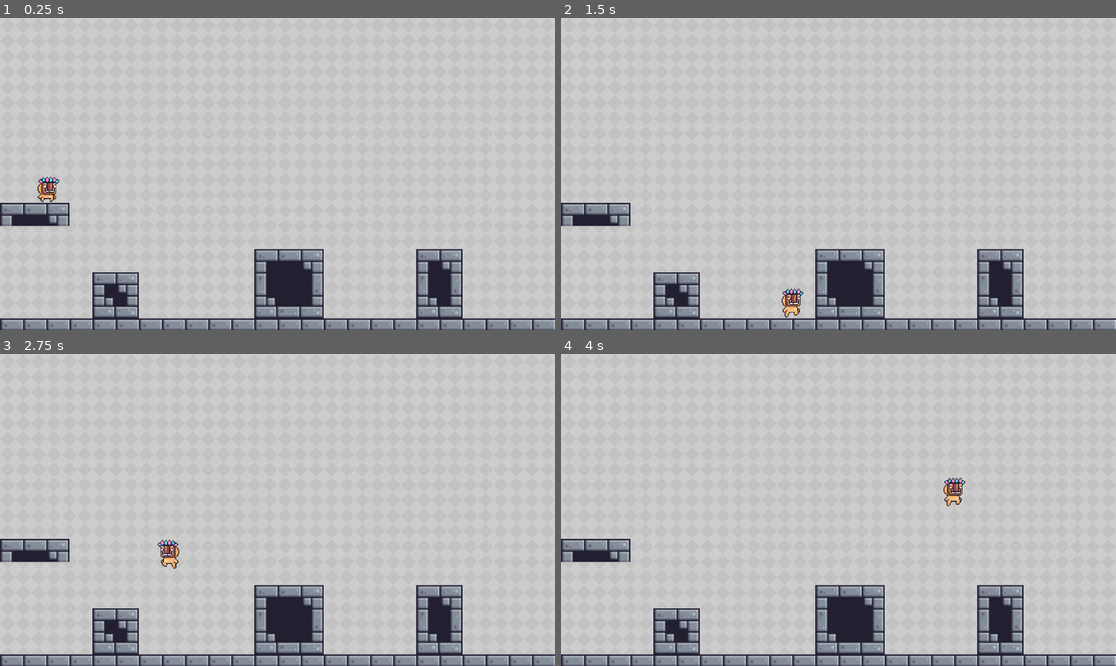
Above: before the commit, frames 1-4 (two rows, left to right).
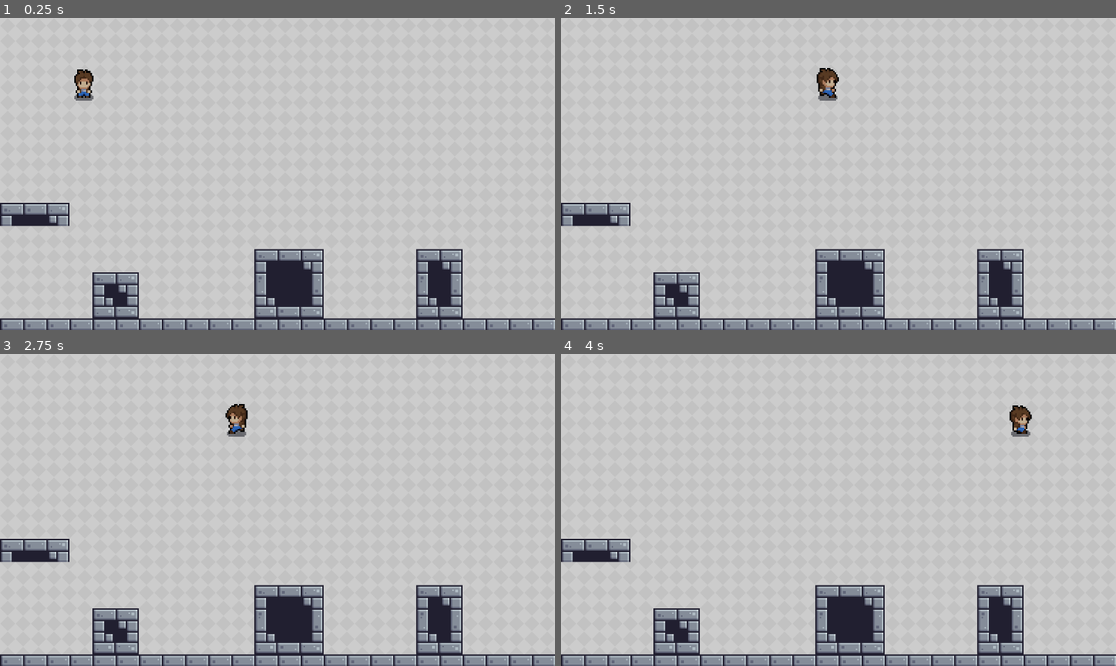
Above: after the commit, the same moments.

Repository: ohimjosh/gamedev
Game: Godot game, scene res://scenes/main.tscn
Two runs of this game, one before a commit and one after it. Both use one fixed random seed, a clock stepped at 60 frames per second and the inputs below.
Inputs:
- Up to frame 1 (0.25 s): no input
- Up to frame 2 (1.5 s): hold Up (up) 0.53-1.28 s; hold Right (right) from 0.53 s (still down); tap Up (up) at 1.35 s
- Up to frame 3 (2.75 s): tap Up (up) at 1.52, 1.82 s; release Right (right) at 2.03 s; hold Left (left) from 2.03 s (still down); hold Up (up) from 2.03 s (still down)
- Up to frame 4 (4 s): release Left (left) at 2.78 s; release Up (up) at 2.78 s; hold Right (right) from 2.78 s (still down); tap Up (up) at 2.85, 3.02, 3.32 s; hold Up (up) from 3.53 s (still down)

The runs differ from the first frame. In frame 1, 1.1% of the frame differs, in the area x 0-100%, y 16-100%; in frame 2, 1.1%; in frame 3, 1.1%; in frame 4, 1.1%.

Commit message:
2d rpg movement

Diff:
--- a/project.godot
+++ b/project.godot
@@ -30,16 +30,18 @@
 }
 up={
 "deadzone": 0.5,
-"events": [Object(InputEventKey,"resource_local_to_scene":false,"resource_name":"","device":0,"window_id":0,"alt_pressed":false,"shift_pressed":false,"ctrl_pressed":false,"meta_pressed":false,"pressed":false,"keycode":0,"physical_keycode":32,"key_label":0,"unicode":0,"echo":false,"script":null)
-, Object(InputEventKey,"resource_local_to_scene":false,"resource_name":"","device":0,"window_id":0,"alt_pressed":false,"shift_pressed":false,"ctrl_pressed":false,"meta_pressed":false,"pressed":false,"keycode":0,"physical_keycode":4194320,"key_label":0,"unicode":0,"echo":false,"script":null)
+"events": [Object(InputEventKey,"resource_local_to_scene":false,"resource_name":"","device":0,"window_id":0,"alt_pressed":false,"shift_pressed":false,"ctrl_pressed":false,"meta_pressed":false,"pressed":false,"keycode":0,"physical_keycode":4194320,"key_label":0,"unicode":0,"echo":false,"script":null)
 , Object(InputEventKey,"resource_local_to_scene":false,"resource_name":"","device":0,"window_id":0,"alt_pressed":false,"shift_pressed":false,"ctrl_pressed":false,"meta_pressed":false,"pressed":false,"keycode":0,"physical_keycode":87,"key_label":0,"unicode":0,"echo":false,"script":null)
 ]
 }
-
-[physics]
-
-2d/default_gravity=2500.0
+down={
+"deadzone": 0.5,
+"events": [Object(InputEventKey,"resource_local_to_scene":false,"resource_name":"","device":0,"window_id":0,"alt_pressed":false,"shift_pressed":false,"ctrl_pressed":false,"meta_pressed":false,"pressed":false,"keycode":0,"physical_keycode":83,"key_label":0,"unicode":0,"echo":false,"script":null)
+, Object(InputEventKey,"resource_local_to_scene":false,"resource_name":"","device":-1,"window_id":0,"alt_pressed":false,"shift_pressed":false,"ctrl_pressed":false,"meta_pressed":false,"pressed":false,"keycode":0,"physical_keycode":4194322,"key_label":0,"unicode":0,"echo":false,"script":null)
+]
+}
 
 [rendering]
 
+textures/canvas_textures/default_texture_filter=0
 renderer/rendering_method="mobile"
--- a/scenes/char.tscn
+++ /dev/null
@@ -1,210 +0,0 @@
-[gd_scene load_steps=30 format=3 uid="uid://cwy74spai1a5p"]
-
-[ext_resource type="Texture2D" uid="uid://clhe7uwssyybg" path="res://assets/Idle (32x32).png" id="1_pl504"]
-[ext_resource type="Texture2D" uid="uid://drdu63wgmcyts" path="res://assets/Jump (32x32).png" id="2_vni6u"]
-[ext_resource type="Texture2D" uid="uid://ds6it3sq5m5p7" path="res://assets/Run (32x32).png" id="3_aocsj"]
-
-[sub_resource type="AtlasTexture" id="AtlasTexture_tl5yd"]
-atlas = ExtResource("1_pl504")
-region = Rect2(0, 0, 32, 32)
-
-[sub_resource type="AtlasTexture" id="AtlasTexture_s8fhe"]
-atlas = ExtResource("1_pl504")
-region = Rect2(32, 0, 32, 32)
-
-[sub_resource type="AtlasTexture" id="AtlasTexture_mtvtk"]
-atlas = ExtResource("1_pl504")
-region = Rect2(64, 0, 32, 32)
-
-[sub_resource type="AtlasTexture" id="AtlasTexture_5at7k"]
-atlas = ExtResource("1_pl504")
-region = Rect2(96, 0, 32, 32)
-
-[sub_resource type="AtlasTexture" id="AtlasTexture_362tj"]
-atlas = ExtResource("1_pl504")
-region = Rect2(128, 0, 32, 32)
-
-[sub_resource type="AtlasTexture" id="AtlasTexture_gapa2"]
-atlas = ExtResource("1_pl504")
-region = Rect2(160, 0, 32, 32)
-
-[sub_resource type="AtlasTexture" id="AtlasTexture_em8m5"]
-atlas = ExtResource("1_pl504")
-region = Rect2(192, 0, 32, 32)
-
-[sub_resource type="AtlasTexture" id="AtlasTexture_ykemd"]
-atlas = ExtResource("1_pl504")
-region = Rect2(224, 0, 32, 32)
-
-[sub_resource type="AtlasTexture" id="AtlasTexture_xraj8"]
-atlas = ExtResource("1_pl504")
-region = Rect2(256, 0, 32, 32)
-
-[sub_resource type="AtlasTexture" id="AtlasTexture_v38ny"]
-atlas = ExtResource("1_pl504")
-region = Rect2(288, 0, 32, 32)
-
-[sub_resource type="AtlasTexture" id="AtlasTexture_0vfad"]
-atlas = ExtResource("1_pl504")
-region = Rect2(320, 0, 32, 32)
-
-[sub_resource type="AtlasTexture" id="AtlasTexture_bw40s"]
-atlas = ExtResource("2_vni6u")
-region = Rect2(0, 0, 32, 32)
-
-[sub_resource type="AtlasTexture" id="AtlasTexture_gu2pj"]
-atlas = ExtResource("3_aocsj")
-region = Rect2(0, 0, 32, 32)
-
-[sub_resource type="AtlasTexture" id="AtlasTexture_fjn2n"]
-atlas = ExtResource("3_aocsj")
-region = Rect2(32, 0, 32, 32)
-
-[sub_resource type="AtlasTexture" id="AtlasTexture_dc6dq"]
-atlas = ExtResource("3_aocsj")
-region = Rect2(64, 0, 32, 32)
-
-[sub_resource type="AtlasTexture" id="AtlasTexture_jbt4q"]
-atlas = ExtResource("3_aocsj")
-region = Rect2(96, 0, 32, 32)
-
-[sub_resource type="AtlasTexture" id="AtlasTexture_246wm"]
-atlas = ExtResource("3_aocsj")
-region = Rect2(128, 0, 32, 32)
-
-[sub_resource type="AtlasTexture" id="AtlasTexture_ej1dt"]
-atlas = ExtResource("3_aocsj")
-region = Rect2(160, 0, 32, 32)
-
-[sub_resource type="AtlasTexture" id="AtlasTexture_b0ku1"]
-atlas = ExtResource("3_aocsj")
-region = Rect2(192, 0, 32, 32)
-
-[sub_resource type="AtlasTexture" id="AtlasTexture_mgiwa"]
-atlas = ExtResource("3_aocsj")
-region = Rect2(224, 0, 32, 32)
-
-[sub_resource type="AtlasTexture" id="AtlasTexture_8mnmh"]
-atlas = ExtResource("3_aocsj")
-region = Rect2(256, 0, 32, 32)
-
-[sub_resource type="AtlasTexture" id="AtlasTexture_78ki2"]
-atlas = ExtResource("3_aocsj")
-region = Rect2(288, 0, 32, 32)
-
-[sub_resource type="AtlasTexture" id="AtlasTexture_57nm2"]
-atlas = ExtResource("3_aocsj")
-region = Rect2(320, 0, 32, 32)
-
-[sub_resource type="AtlasTexture" id="AtlasTexture_v462t"]
-atlas = ExtResource("3_aocsj")
-region = Rect2(352, 0, 32, 32)
-
-[sub_resource type="SpriteFrames" id="SpriteFrames_kxwto"]
-animations = [{
-"frames": [{
-"duration": 1.0,
-"texture": SubResource("AtlasTexture_tl5yd")
-}, {
-"duration": 1.0,
-"texture": SubResource("AtlasTexture_s8fhe")
-}, {
-"duration": 1.0,
-"texture": SubResource("AtlasTexture_mtvtk")
-}, {
-"duration": 1.0,
-"texture": SubResource("AtlasTexture_5at7k")
-}, {
-"duration": 1.0,
-"texture": SubResource("AtlasTexture_362tj")
-}, {
-"duration": 1.0,
-"texture": SubResource("AtlasTexture_gapa2")
-}, {
-"duration": 1.0,
-"texture": SubResource("AtlasTexture_em8m5")
-}, {
-"duration": 1.0,
-"texture": SubResource("AtlasTexture_ykemd")
-}, {
-"duration": 1.0,
-"texture": SubResource("AtlasTexture_xraj8")
-}, {
-"duration": 1.0,
-"texture": SubResource("AtlasTexture_v38ny")
-}, {
-"duration": 1.0,
-"texture": SubResource("AtlasTexture_0vfad")
-}],
-"loop": true,
-"name": &"default",
-"speed": 24.0
-}, {
-"frames": [{
-"duration": 1.0,
-"texture": SubResource("AtlasTexture_bw40s")
-}],
-"loop": true,
-"name": &"jumping",
-"speed": 5.0
-}, {
-"frames": [{
-"duration": 1.0,
-"texture": SubResource("AtlasTexture_gu2pj")
-}, {
-"duration": 1.0,
-"texture": SubResource("AtlasTexture_fjn2n")
-}, {
-"duration": 1.0,
-"texture": SubResource("AtlasTexture_dc6dq")
-}, {
-"duration": 1.0,
-"texture": SubResource("AtlasTexture_jbt4q")
-}, {
-"duration": 1.0,
-"texture": SubResource("AtlasTexture_246wm")
-}, {
-"duration": 1.0,
-"texture": SubResource("AtlasTexture_ej1dt")
-}, {
-"duration": 1.0,
-"texture": SubResource("AtlasTexture_b0ku1")
-}, {
-"duration": 1.0,
-"texture": SubResource("AtlasTexture_mgiwa")
-}, {
-"duration": 1.0,
-"texture": SubResource("AtlasTexture_8mnmh")
-}, {
-"duration": 1.0,
-"texture": SubResource("AtlasTexture_78ki2")
-}, {
-"duration": 1.0,
-"texture": SubResource("AtlasTexture_57nm2")
-}, {
-"duration": 1.0,
-"texture": SubResource("AtlasTexture_v462t")
-}],
-"loop": true,
-"name": &"running",
-"speed": 24.0
-}]
-
-[sub_resource type="CapsuleShape2D" id="CapsuleShape2D_lxr2q"]
-radius = 20.0
-height = 56.0
-
-[node name="char" type="CharacterBody2D"]
-position = Vector2(38, 21)
-
-[node name="Sprite2D" type="AnimatedSprite2D" parent="."]
-texture_filter = 1
-position = Vector2(9.53674e-07, 1.90735e-06)
-scale = Vector2(1.85938, 1.85938)
-sprite_frames = SubResource("SpriteFrames_kxwto")
-autoplay = "default"
-frame_progress = 0.743299
-
-[node name="CollisionShape2D" type="CollisionShape2D" parent="."]
-position = Vector2(3, 4)
-shape = SubResource("CapsuleShape2D_lxr2q")
--- a/scenes/main.tscn
+++ b/scenes/main.tscn
@@ -2,8 +2,8 @@
 
 [ext_resource type="Texture2D" uid="uid://18klsy2dtjl7" path="res://assets/Gray.png" id="1_3sq07"]
 [ext_resource type="Texture2D" uid="uid://165n8s826ksb" path="res://assets/Terrain (16x16).png" id="2_xyrdx"]
-[ext_resource type="PackedScene" uid="uid://cwy74spai1a5p" path="res://scenes/char.tscn" id="3_fsj0b"]
-[ext_resource type="Script" path="res://scripts/char.gd" id="4_dmk1w"]
+[ext_resource type="PackedScene" uid="uid://cuc347i5e430f" path="res://scenes/player.tscn" id="5_ebpkk"]
+[ext_resource type="Script" path="res://scenes/player.gd" id="6_ivoaj"]
 
 [sub_resource type="TileSetAtlasSource" id="TileSetAtlasSource_tj1k5"]
 texture = ExtResource("2_xyrdx")
@@ -473,6 +473,5 @@
 format = 2
 layer_0/tile_data = PackedInt32Array(851968, 65536, 0, 851969, 65536, 0, 851970, 65536, 0, 851971, 65536, 0, 851972, 65 …(2148 unchanged characters)…
 
-[node name="char" parent="." instance=ExtResource("3_fsj0b")]
-position = Vector2(97, 324)
-script = ExtResource("4_dmk1w")
+[node name="player" parent="." instance=ExtResource("5_ebpkk")]
+script = ExtResource("6_ivoaj")
--- /dev/null
+++ b/scenes/player.gd
@@ -0,0 +1,85 @@
+extends CharacterBody2D
+@onready var sprite_2d = $Sprite2D
+
+
+const speed = 400
+var current_dir = "none"
+
+func _physics_process(delta):
+	player_movement(delta)
+
+func player_movement(delta):
+
+	#right
+	if Input.is_action_pressed("right"):
+		current_dir = "right"
+		player_animation(1)
+		velocity.x = speed
+		velocity.y = 0
+
+
+
+
+	#left
+	elif Input.is_action_pressed("left"):
+		current_dir = "left"
+		player_animation(1)
+		velocity.x = -speed
+		velocity.y = 0
+
+
+
+
+
+	#down
+	elif Input.is_action_pressed("down"):
+		current_dir = "down"
+		player_animation(1)
+		velocity.x = 0
+		velocity.y = speed
+
+	#up
+	elif Input.is_action_pressed("up"):
+		current_dir = "up"
+		player_animation(1)
+		velocity.x = 0
+		velocity.y = -speed
+
+	else:
+		player_animation(0)
+		velocity.x = 0
+		velocity.y = 0
+
+
+	move_and_slide()
+
+func player_animation(movement):
+	var dir = current_dir
+	if dir == "right":
+		sprite_2d.flip_h = false
+		if movement == 1:
+			sprite_2d.animation = "run_side"
+		elif movement == 0:
+			sprite_2d.animation = "idle_side"
+
+	if dir == "left":
+		sprite_2d.flip_h = true
+		if movement == 1:
+			sprite_2d.animation = "run_side"
+		elif movement == 0:
+			sprite_2d.animation = "idle_side"
+
+
+	if dir == "up":
+		sprite_2d.flip_h = false
+		if movement == 1:
+			sprite_2d.animation = "run_back"
+		elif movement == 0:
+			sprite_2d.animation = "idle_back"
+
+	if dir == "down":
+		sprite_2d.flip_h = true
+		if movement == 1:
+			sprite_2d.animation = "run_front"
+		elif movement == 0:
+			sprite_2d.animation = "idle_front"
--- /dev/null
+++ b/scenes/player.tscn
@@ -0,0 +1,305 @@
+[gd_scene load_steps=40 format=3 uid="uid://cuc347i5e430f"]
+
+[ext_resource type="Texture2D" uid="uid://p30j0fmotrct" path="res://assets/player.png" id="1_dl0s5"]
+
+[sub_resource type="AtlasTexture" id="AtlasTexture_vverm"]
+atlas = ExtResource("1_dl0s5")
+region = Rect2(0, 96, 48, 48)
+
+[sub_resource type="AtlasTexture" id="AtlasTexture_400ga"]
+atlas = ExtResource("1_dl0s5")
+region = Rect2(48, 96, 48, 48)
+
+[sub_resource type="AtlasTexture" id="AtlasTexture_snfl8"]
+atlas = ExtResource("1_dl0s5")
+region = Rect2(96, 96, 48, 48)
+
+[sub_resource type="AtlasTexture" id="AtlasTexture_t3yw0"]
+atlas = ExtResource("1_dl0s5")
+region = Rect2(144, 96, 48, 48)
+
+[sub_resource type="AtlasTexture" id="AtlasTexture_jv3e4"]
+atlas = ExtResource("1_dl0s5")
+region = Rect2(192, 96, 48, 48)
+
+[sub_resource type="AtlasTexture" id="AtlasTexture_cihcu"]
+atlas = ExtResource("1_dl0s5")
+region = Rect2(240, 96, 48, 48)
+
+[sub_resource type="AtlasTexture" id="AtlasTexture_7nlm1"]
+atlas = ExtResource("1_dl0s5")
+region = Rect2(0, 0, 48, 48)
+
+[sub_resource type="AtlasTexture" id="AtlasTexture_tmj5n"]
+atlas = ExtResource("1_dl0s5")
+region = Rect2(48, 0, 48, 48)
+
+[sub_resource type="AtlasTexture" id="AtlasTexture_jm6jx"]
+atlas = ExtResource("1_dl0s5")
+region = Rect2(96, 0, 48, 48)
+
+[sub_resource type="AtlasTexture" id="AtlasTexture_pdv4g"]
+atlas = ExtResource("1_dl0s5")
+region = Rect2(144, 0, 48, 48)
+
+[sub_resource type="AtlasTexture" id="AtlasTexture_ug6r4"]
+atlas = ExtResource("1_dl0s5")
+region = Rect2(192, 0, 48, 48)
+
+[sub_resource type="AtlasTexture" id="AtlasTexture_31thc"]
+atlas = ExtResource("1_dl0s5")
+region = Rect2(240, 0, 48, 48)
+
+[sub_resource type="AtlasTexture" id="AtlasTexture_duftu"]
+atlas = ExtResource("1_dl0s5")
+region = Rect2(0, 48, 48, 48)
+
+[sub_resource type="AtlasTexture" id="AtlasTexture_d24ng"]
+atlas = ExtResource("1_dl0s5")
+region = Rect2(48, 48, 48, 48)
+
+[sub_resource type="AtlasTexture" id="AtlasTexture_o3ou1"]
+atlas = ExtResource("1_dl0s5")
+region = Rect2(96, 48, 48, 48)
+
+[sub_resource type="AtlasTexture" id="AtlasTexture_1bk4h"]
+atlas = ExtResource("1_dl0s5")
+region = Rect2(144, 48, 48, 48)
+
+[sub_resource type="AtlasTexture" id="AtlasTexture_8wqcp"]
+atlas = ExtResource("1_dl0s5")
+region = Rect2(192, 48, 48, 48)
+
+[sub_resource type="AtlasTexture" id="AtlasTexture_qn0t7"]
+atlas = ExtResource("1_dl0s5")
+region = Rect2(240, 48, 48, 48)
+
+[sub_resource type="AtlasTexture" id="AtlasTexture_a8q3r"]
+atlas = ExtResource("1_dl0s5")
+region = Rect2(0, 240, 48, 48)
+
+[sub_resource type="AtlasTexture" id="AtlasTexture_6xog2"]
+atlas = ExtResource("1_dl0s5")
+region = Rect2(48, 240, 48, 48)
+
+[sub_resource type="AtlasTexture" id="AtlasTexture_pr1kx"]
+atlas = ExtResource("1_dl0s5")
+region = Rect2(96, 240, 48, 48)
+
+[sub_resource type="AtlasTexture" id="AtlasTexture_f42t6"]
+atlas = ExtResource("1_dl0s5")
+region = Rect2(144, 240, 48, 48)
+
+[sub_resource type="AtlasTexture" id="AtlasTexture_n2oat"]
+atlas = ExtResource("1_dl0s5")
+region = Rect2(192, 240, 48, 48)
+
+[sub_resource type="AtlasTexture" id="AtlasTexture_ybh1k"]
+atlas = ExtResource("1_dl0s5")
+region = Rect2(240, 240, 48, 48)
+
+[sub_resource type="AtlasTexture" id="AtlasTexture_1fm0d"]
+atlas = ExtResource("1_dl0s5")
+region = Rect2(0, 144, 48, 48)
+
+[sub_resource type="AtlasTexture" id="AtlasTexture_gcxnu"]
+atlas = ExtResource("1_dl0s5")
+region = Rect2(48, 144, 48, 48)
+
+[sub_resource type="AtlasTexture" id="AtlasTexture_aoxk5"]
+atlas = ExtResource("1_dl0s5")
+region = Rect2(96, 144, 48, 48)
+
+[sub_resource type="AtlasTexture" id="AtlasTexture_42ten"]
+atlas = ExtResource("1_dl0s5")
+region = Rect2(144, 144, 48, 48)
+
+[sub_resource type="AtlasTexture" id="AtlasTexture_7naid"]
+atlas = ExtResource("1_dl0s5")
+region = Rect2(192, 144, 48, 48)
+
+[sub_resource type="AtlasTexture" id="AtlasTexture_klgl7"]
+atlas = ExtResource("1_dl0s5")
+region = Rect2(240, 144, 48, 48)
+
+[sub_resource type="AtlasTexture" id="AtlasTexture_246q6"]
+atlas = ExtResource("1_dl0s5")
+region = Rect2(0, 192, 48, 48)
+
+[sub_resource type="AtlasTexture" id="AtlasTexture_v3e4t"]
+atlas = ExtResource("1_dl0s5")
+region = Rect2(48, 192, 48, 48)
+
+[sub_resource type="AtlasTexture" id="AtlasTexture_cfibe"]
+atlas = ExtResource("1_dl0s5")
+region = Rect2(96, 192, 48, 48)
+
+[sub_resource type="AtlasTexture" id="AtlasTexture_wprnv"]
+atlas = ExtResource("1_dl0s5")
+region = Rect2(144, 192, 48, 48)
+
+[sub_resource type="AtlasTexture" id="AtlasTexture_8rqvo"]
+atlas = ExtResource("1_dl0s5")
+region = Rect2(192, 192, 48, 48)
+
+[sub_resource type="AtlasTexture" id="AtlasTexture_6huen"]
+atlas = ExtResource("1_dl0s5")
+region = Rect2(240, 192, 48, 48)
+
+[sub_resource type="SpriteFrames" id="SpriteFrames_y0abg"]
+animations = [{
+"frames": [{
+"duration": 1.0,
+"texture": SubResource("AtlasTexture_vverm")
+}, {
+"duration": 1.0,
+"texture": SubResource("AtlasTexture_400ga")
+}, {
+"duration": 1.0,
+"texture": SubResource("AtlasTexture_snfl8")
+}, {
+"duration": 1.0,
+"texture": SubResource("AtlasTexture_t3yw0")
+}, {
+"duration": 1.0,
+"texture": SubResource("AtlasTexture_jv3e4")
+}, {
+"duration": 1.0,
+"texture": SubResource("AtlasTexture_cihcu")
+}],
+"loop": true,
+"name": &"idle_back",
+"speed": 5.0
+}, {
+"frames": [{
+"duration": 1.0,
+"texture": SubResource("AtlasTexture_7nlm1")
+}, {
+"duration": 1.0,
+"texture": SubResource("AtlasTexture_tmj5n")
+}, {
+"duration": 1.0,
+"texture": SubResource("AtlasTexture_jm6jx")
+}, {
+"duration": 1.0,
+"texture": SubResource("AtlasTexture_pdv4g")
+}, {
+"duration": 1.0,
+"texture": SubResource("AtlasTexture_ug6r4")
+}, {
+"duration": 1.0,
+"texture": SubResource("AtlasTexture_31thc")
+}],
+"loop": true,
+"name": &"idle_front",
+"speed": 5.0
+}, {
+"frames": [{
+"duration": 1.0,
+"texture": SubResource("AtlasTexture_duftu")
+}, {
+"duration": 1.0,
+"texture": SubResource("AtlasTexture_d24ng")
+}, {
+"duration": 1.0,
+"texture": SubResource("AtlasTexture_o3ou1")
+}, {
+"duration": 1.0,
+"texture": SubResource("AtlasTexture_1bk4h")
+}, {
+"duration": 1.0,
+"texture": SubResource("AtlasTexture_8wqcp")
+}, {
+"duration": 1.0,
+"texture": SubResource("AtlasTexture_qn0t7")
+}],
+"loop": true,
+"name": &"idle_side",
+"speed": 5.0
+}, {
+"frames": [{
+"duration": 1.0,
+"texture": SubResource("AtlasTexture_a8q3r")
+}, {
+"duration": 1.0,
+"texture": SubResource("AtlasTexture_6xog2")
+}, {
+"duration": 1.0,
+"texture": SubResource("AtlasTexture_pr1kx")
+}, {
+"duration": 1.0,
+"texture": SubResource("AtlasTexture_f42t6")
+}, {
+"duration": 1.0,
+"texture": SubResource("AtlasTexture_n2oat")
+}, {
+"duration": 1.0,
+"texture": SubResource("AtlasTexture_ybh1k")
+}],
+"loop": true,
+"name": &"run_back",
+"speed": 5.0
+}, {
+"frames": [{
+"duration": 1.0,
+"texture": SubResource("AtlasTexture_1fm0d")
+}, {
+"duration": 1.0,
+"texture": SubResource("AtlasTexture_gcxnu")
+}, {
+"duration": 1.0,
+"texture": SubResource("AtlasTexture_aoxk5")
+}, {
+"duration": 1.0,
+"texture": SubResource("AtlasTexture_42ten")
+}, {
+"duration": 1.0,
+"texture": SubResource("AtlasTexture_7naid")
+}, {
+"duration": 1.0,
+"texture": SubResource("AtlasTexture_klgl7")
+}],
+"loop": true,
+"name": &"run_front",
+"speed": 5.0
+}, {
+"frames": [{
+"duration": 1.0,
+"texture": SubResource("AtlasTexture_246q6")
+}, {
+"duration": 1.0,
+"texture": SubResource("AtlasTexture_v3e4t")
+}, {
+"duration": 1.0,
+"texture": SubResource("AtlasTexture_cfibe")
+}, {
+"duration": 1.0,
+"texture": SubResource("AtlasTexture_wprnv")
+}, {
+"duration": 1.0,
+"texture": SubResource("AtlasTexture_8rqvo")
+}, {
+"duration": 1.0,
+"texture": SubResource("AtlasTexture_6huen")
+}],
+"loop": true,
+"name": &"run_side",
+"speed": 5.0
+}]
+
+[sub_resource type="CapsuleShape2D" id="CapsuleShape2D_dp1lt"]
+radius = 21.0
+height = 56.0
+
+[node name="CharacterBody2D" type="CharacterBody2D"]
+
+[node name="Sprite2D" type="AnimatedSprite2D" parent="."]
+position = Vector2(172.5, 113.5)
+scale = Vector2(3.0625, 3.0625)
+sprite_frames = SubResource("SpriteFrames_y0abg")
+animation = &"run_side"
+autoplay = "idle_front"
+
+[node name="CollisionShape2D" type="CollisionShape2D" parent="."]
+position = Vector2(174, 138)
+shape = SubResource("CapsuleShape2D_dp1lt")
--- a/scripts/char.gd
+++ b/scripts/char.gd
@@ -1,6 +1,5 @@
 extends CharacterBody2D
 @onready var sprite_2d = $Sprite2D
-
 
 const SPEED = 400.0
 const JUMP_VELOCITY = -900.0
Binary file added: assets/player.png
Not shown, added: assets/player.png.import
